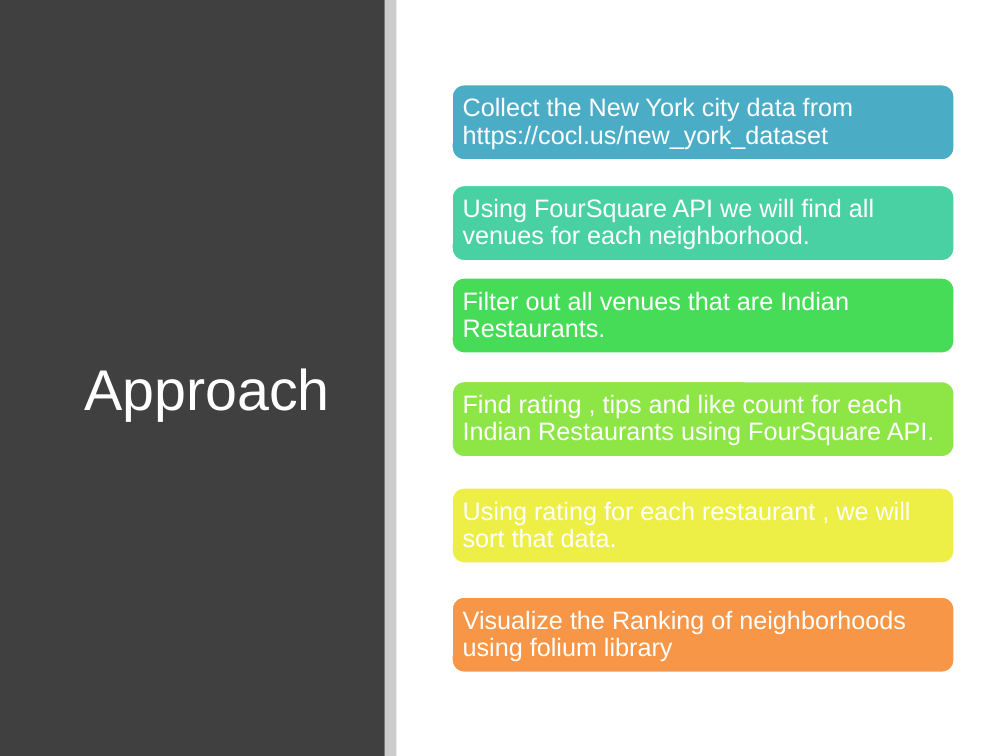
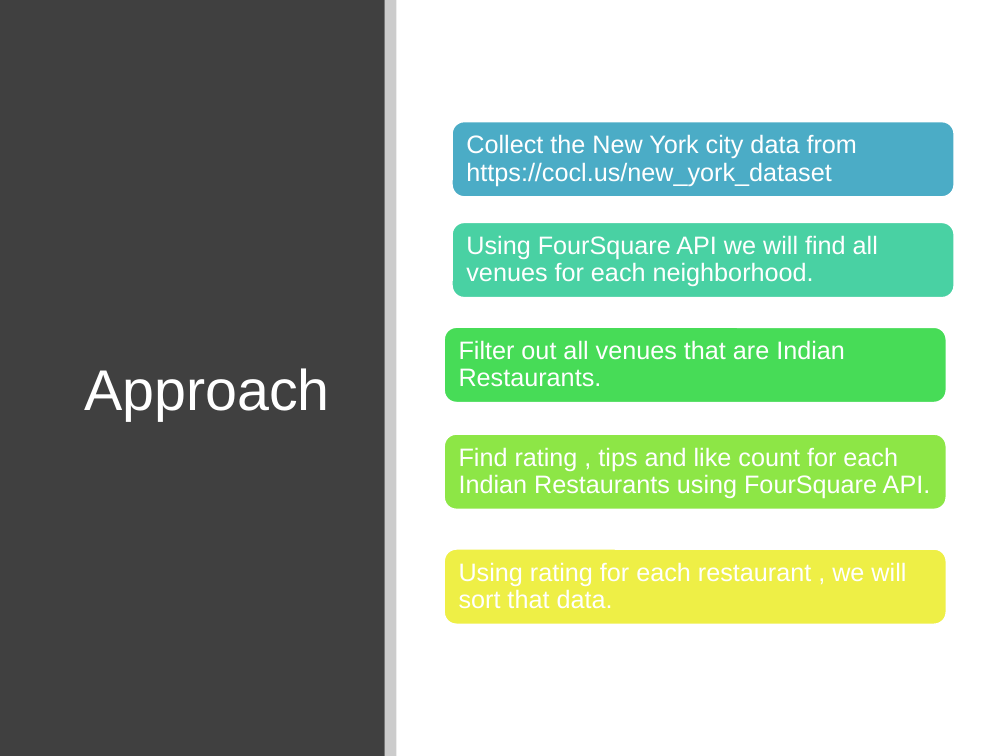
Before and after one commit to Cambi15/Coursera_Capstone-1, a slide deck: slide 16 of presentation.pptx (slide 4 before the commit). Drawn at 1008x756 pixels with LibreOffice and Linux fonts; fonts in the diff are those of the drawing. Boxes give left, top, right and bottom in pixels: in the first picture for what was removed or moved away, otherwise in the second. Text is boxed around its words. In the diff, an @@ line names an element or a change of style, - is before the commit and + after.

```diff
--- a/presentation.pptx
+++ b/presentation.pptx
@@ rounded rectangle "Collect the New York city ...": place and size @@
-rounded rectangle "Collect the New York city ..." at (463, 97, 853, 149)
+rounded rectangle "Collect the New York city ..." at (452, 121, 955, 198)
@@ rounded rectangle "Collect the New York city ..." at (452, 121, 955, 198): fill none to #4BACC6; outline none to #FFFFFF 2 pt @@
@@ rounded rectangle "Using FourSquare API we will ...": place and size @@
-rounded rectangle "Using FourSquare API we will ..." at (463, 198, 874, 249)
+rounded rectangle "Using FourSquare API we will ..." at (452, 222, 955, 298)
@@ rounded rectangle "Using FourSquare API we will ..." at (452, 222, 955, 298): fill none to #49D1A3; outline none to #FFFFFF 2 pt @@
@@ rounded rectangle "Filter out all venues that ...": place and size @@
-rounded rectangle "Filter out all venues that ..." at (463, 291, 849, 338)
+rounded rectangle "Filter out all venues that ..." at (444, 327, 947, 403)
@@ rounded rectangle "Filter out all venues that ..." at (444, 327, 947, 403): fill none to #47DC57; outline none to #FFFFFF 2 pt @@
@@ rounded rectangle "Find rating , tips and ...": place and size @@
-rounded rectangle "Find rating , tips and ..." at (463, 394, 935, 446)
+rounded rectangle "Find rating , tips and ..." at (444, 433, 947, 510)
@@ rounded rectangle "Find rating , tips and ..." at (444, 433, 947, 510): fill none to #8DE646; outline none to #FFFFFF 2 pt @@
@@ rounded rectangle "Using rating for each restaurant ...": place and size @@
-rounded rectangle "Using rating for each restaurant ..." at (463, 501, 911, 548)
+rounded rectangle "Using rating for each restaurant ..." at (444, 548, 947, 625)
@@ rounded rectangle "Using rating for each restaurant ..." at (444, 548, 947, 625): fill none to #EEEF46; outline none to #FFFFFF 2 pt @@
@@ group removed at (452, 84, 955, 673): 6 rounded rectangles, 1 text @@
-Visualize the Ranking of neighborhoods using folium library
```
Also in this commit, not shown: 12 other slides changed, 12 slides added.
